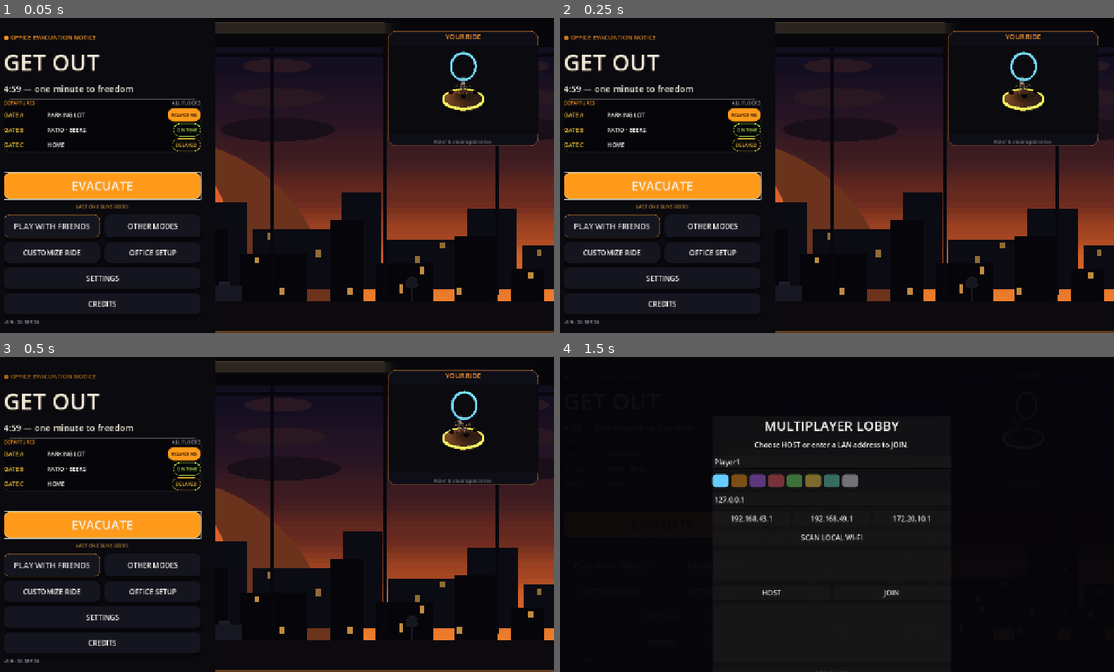
Above: before the commit, frames 1-4 (two rows, left to right).
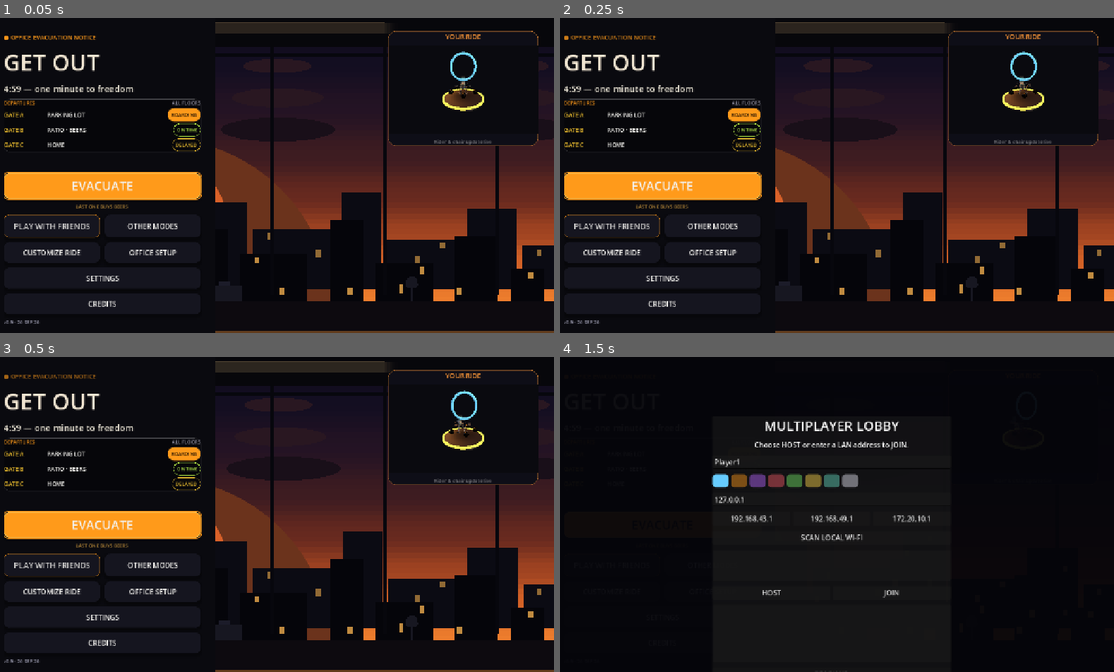
Above: after the commit, the same moments.

Repository: jiracipika/friday-evacuation
Game: Godot game, scene res://scenes/Main.tscn
Same seed, same stepped clock (60 frames per second), same inputs: the game is played once before the commit and once after it.
Inputs:
- Up to frame 1 (0.05 s): no input
- Up to frame 2 (0.25 s): no input
- Up to frame 3 (0.5 s): no input
- Up to frame 4 (1.5 s): click "PLAY WITH FRIENDS" at 0.5 s; click "PLAY WITH FRIENDS" at 1.25 s

The runs differ from the first frame. In frame 1, 0.3% of the frame differs, in the area x 0-37%, y 48-58%; in frame 2, 0.3%; in frame 3, 0.3%; in frame 4, nothing differs.

Commit message:
ui S-PAD: full controller support across the After-Hours UI (GLM worker + parent remap-guard)
- UITheme.apply_focus: orange 2px focus ring on all buttons/option buttons
- Main: pad B = ui_cancel on subviews, pad Start closes subview, dpad/stick
  left-right cycles focused OptionButtons (disabled items skipped), all nav
  focus_mode enforced, BACK pad-reachable
- PreMatchModal CTA shows A/CROSS + ENTER hint
- parent fix: Settings remap capture arms Main.remap_capture_active so
  ui_left/right binds keys instead of cycling dropdowns mid-capture
- PadNavSmokeTest ALL PASS; GamepadSupport 43, Layout 23/23, Departure
  101/101, HomeRedesign 8/8, ControlsOverlay, Bindings 26, InputPrefs 68/68

Diff:
--- a/scripts/Main.gd
+++ b/scripts/Main.gd
@@ -75,6 +75,13 @@
 var last_focused: Control
 var _subview_owner: Control
 var _block_navigation: bool = false  # test seam: run handlers, skip scene change
+# S-PAD: OptionButton pad-cycling — tracks the last OptionButton that gained
+# focus so ui_left/ui_right (joypad axis 0 / dpad 7-8) can step its selection.
+var _focused_option: OptionButton
+var _remap_capture_active := false  # set true while Settings captures raw keys
+
+
+## S-PAD: Settings remap capture toggles this via set("remap_capture_active").
 # Modes subview selected-mode readout (title/description + PLAY SELECTED).
 var modes_title_label: Label
 var modes_desc_label: Label
@@ -103,6 +110,10 @@
 const INK := Color("0a0a0f")
 
 func _ready() -> void:
+	var focus_watch := func(_control: Control) -> void:
+		var owner_ctl: Control = get_viewport().gui_get_focus_owner()
+		_focused_option = owner_ctl as OptionButton if owner_ctl is OptionButton else null
+	get_viewport().gui_focus_changed.connect(focus_watch)
 	get_window().title = "Friday 5PM: Evacuation"
 	var prefs_boot = load("res://scripts/InputPrefs.gd")
 	if prefs_boot and prefs_boot.has_method("refresh_cache"):
@@ -214,6 +225,12 @@
 	nav_column.add_child(version_label)
 	# Single scroll surface; gamepad focus scrolls the list along.
 	scroll.follow_focus = true
+	# S-PAD: every home-column action is pad-reachable (Button default is
+	# FOCUS_ALL already; enforce it so scene edits can never drop nav).
+	for btn in [play_button, host_button, other_modes_button, customize_button,
+			office_button, settings_button, credits_button]:
+		if btn:
+			btn.focus_mode = Control.FOCUS_ALL
 	play_button.grab_focus()
 
 ## DEPARTURES board panel (iter3 board: 3 gate rows + status pills).
@@ -429,10 +446,39 @@
 		back.call_deferred("grab_focus")
 
 func _unhandled_input(event: InputEvent) -> void:
-	if event.is_action_pressed("ui_cancel"):
+	# S-PAD: joypad B (button 1) mirrors ui_cancel on the menu layers; pad
+	# Start (button 6) also closes a subview for one-press dismissal.
+	var joy := event as InputEventJoypadButton
+	var pad_cancel: bool = joy != null and joy.pressed and joy.button_index == JOY_BUTTON_B
+	var pad_start: bool = joy != null and joy.pressed and joy.button_index == JOY_BUTTON_START
+	if event.is_action_pressed("ui_cancel") or pad_cancel or (pad_start and open_subview != null):
 		if open_subview:
 			_close_subview()
 			get_viewport().set_input_as_handled()
+			return
+	# S-PAD: focused OptionButton + ui_left/ui_right (keyboard OR joypad
+	# axis 0 / dpad) cycles the selection — Godot doesn't do this natively.
+	if _remap_capture_active or _focused_option == null \
+			or not is_instance_valid(_focused_option):
+		return
+	var step := 0
+	if event.is_action_pressed("ui_right"):
+		step = 1
+	elif event.is_action_pressed("ui_left"):
+		step = -1
+	else:
+		return
+	var ob := _focused_option
+	var idx := ob.selected
+	var count := ob.item_count
+	for _i in range(count):
+		idx = wrapi(idx + step, 0, count)
+		if not ob.is_item_disabled(idx):
+			break
+	if idx != ob.selected:
+		ob.select(idx)
+		ob.item_selected.emit(idx)
+	get_viewport().set_input_as_handled()
 
 func _build_modes_subview() -> void:
 	modes_subview = _subview_shell("MODES", _build_mode_rows)
@@ -587,6 +633,7 @@
 	back.text = "BACK"
 	back.custom_minimum_size = Vector2(0, 48)
 	back.add_theme_font_size_override("font_size", 16)
+	back.focus_mode = Control.FOCUS_ALL  # S-PAD: BACK is pad-reachable
 	back.pressed.connect(_close_subview)
 	header.add_child(back)
 	sub.add_child(header)
--- /dev/null
+++ b/scripts/PadNavSmokeTest.gd
@@ -0,0 +1,167 @@
+# PadNavSmokeTest.gd — S-PAD slice verification (SceneTree --script).
+# Headless: boots Main.tscn, synthesizes pad events, asserts focus/cancel/
+# option-cycle behavior and the UITheme focus stylebox.
+extends SceneTree
+
+func _init() -> void:
+	call_deferred("_run")
+
+func _fail(msg: String) -> void:
+	printerr("PADNAV FAIL: %s" % msg)
+	quit(1)
+
+func _joy(button: int, pressed: bool) -> InputEventJoypadButton:
+	var ev := InputEventJoypadButton.new()
+	ev.device = 0
+	ev.button_index = button
+	ev.pressed = pressed
+	return ev
+
+func _pump(frames: int = 3) -> void:
+	for _i in range(frames):
+		await process_frame
+
+func _run() -> void:
+	var scene: PackedScene = load("res://scenes/Main.tscn")
+	if scene == null:
+		_fail("Main.tscn not found")
+		return
+	var main = scene.instantiate()
+	root.add_child(main)
+	await _pump()
+
+	# --- 1. focus stylebox on play_button: must NOT be StyleBoxEmpty ---------
+	var play: Button = main.play_button
+	if play == null:
+		_fail("play_button missing")
+		quit(1)
+		return
+	var sb := play.get_theme_stylebox("focus")
+	if sb == null or sb is StyleBoxEmpty:
+		_fail("play_button focus stylebox missing/StyleBoxEmpty")
+		quit(1)
+		return
+	print("PASS: play_button focus stylebox is %s" % sb.get_class())
+
+	# --- 2. EVACUATE holds focus on boot -------------------------------------
+	var focused := root.gui_get_focus_owner()
+	if focused != play:
+		_fail("EVACUATE (play_button) not focused on boot: %s" % focused)
+		quit(1)
+		return
+	print("PASS: EVACUATE focused on boot")
+
+	# --- 3. pad A on focused EVACUATE: ui_accept path fires _on_play ---------
+	main._block_navigation = true
+	var gm := root.get_node("/root/GameManager")
+	var captured := [null]
+	var on_play := func(mode):
+		captured[0] = mode
+	main.mode_chosen.connect(on_play, CONNECT_ONE_SHOT)
+	# Pad A press/release (focus + ui_accept handles it natively).
+	Input.parse_input_event(_joy(JOY_BUTTON_A, true))
+	await _pump()
+	Input.parse_input_event(_joy(JOY_BUTTON_A, false))
+	await _pump()
+	# ui_accept action event as the deterministic confirm path.
+	var accept := InputEventAction.new()
+	accept.action = "ui_accept"
+	accept.pressed = true
+	Input.parse_input_event(accept)
+	await _pump()
+	var accept_rel := InputEventAction.new()
+	accept_rel.action = "ui_accept"
+	accept_rel.pressed = false
+	Input.parse_input_event(accept_rel)
+	await _pump()
+	if captured[0] == null:
+		_fail("pad A / ui_accept did not trigger _on_play")
+		quit(1)
+		return
+	if int(captured[0]) != int(gm.GameMode.EVACUATION):
+		_fail("mode_chosen emitted wrong mode: %s" % captured[0])
+		quit(1)
+		return
+	print("PASS: EVACUATE accepts pad A / ui_accept (mode=EVACUATION)")
+
+	# --- 4. dpad down moves focus into NavGrid's first button ----------------
+	main._block_navigation = false
+	var down := InputEventAction.new()
+	down.action = "ui_down"
+	down.pressed = true
+	Input.parse_input_event(down)
+	await _pump()
+	var rel := InputEventAction.new()
+	rel.action = "ui_down"
+	rel.pressed = false
+	Input.parse_input_event(rel)
+	await _pump()
+	var grid: GridContainer = main.nav_grid
+	if grid == null or grid.get_child_count() == 0:
+		_fail("NavGrid missing/empty")
+		quit(1)
+		return
+	var focused2 := root.gui_get_focus_owner()
+	if focused2 == null or not grid.is_ancestor_of(focused2):
+		_fail("dpad down did not move focus into NavGrid (focus=%s)" % focused2)
+		quit(1)
+		return
+	print("PASS: dpad down moves focus into NavGrid (%s)" % focused2.name)
+
+	# --- 5. joypad B closes the OTHER MODES subview --------------------------
+	main._open_modes_subview()
+	await _pump()
+	if main.open_subview == null:
+		_fail("modes subview did not open")
+		quit(1)
+		return
+	Input.parse_input_event(_joy(JOY_BUTTON_B, true))
+	await _pump()
+	Input.parse_input_event(_joy(JOY_BUTTON_B, false))
+	await _pump()
+	if main.open_subview != null:
+		_fail("joypad B did not close modes subview")
+		quit(1)
+		return
+	print("PASS: joypad B closes modes subview")
+
+	# --- 6. ui_right on focused RIDER OptionButton advances selection --------
+	main._open_customize_subview()
+	await _pump()
+	var rider: OptionButton = main.character_select
+	if rider == null or rider.item_count < 2:
+		_fail("RIDER OptionButton missing/too few items")
+		quit(1)
+		return
+	rider.grab_focus()
+	await _pump()
+	var before := rider.selected
+	var right := InputEventAction.new()
+	right.action = "ui_right"
+	right.pressed = true
+	Input.parse_input_event(right)
+	await _pump()
+	var right_rel := InputEventAction.new()
+	right_rel.action = "ui_right"
+	right_rel.pressed = false
+	Input.parse_input_event(right_rel)
+	await _pump()
+	if rider.selected == before:
+		_fail("ui_right did not advance RIDER selection (idx=%d)" % before)
+		quit(1)
+		return
+	print("PASS: ui_right cycles RIDER OptionButton (%d -> %d)" % [before, rider.selected])
+
+	# --- 7. joypad B closes customize subview too ----------------------------
+	Input.parse_input_event(_joy(JOY_BUTTON_B, true))
+	await _pump()
+	Input.parse_input_event(_joy(JOY_BUTTON_B, false))
+	await _pump()
+	if main.open_subview != null:
+		_fail("joypad B did not close customize subview")
+		quit(1)
+		return
+	print("PASS: joypad B closes customize subview")
+
+	print("PADNAV: ALL PASS")
+	quit(0)
--- a/scripts/PreMatchModal.gd
+++ b/scripts/PreMatchModal.gd
@@ -132,7 +132,8 @@
 	box.add_child(rule)
 
 	agree_button = Button.new()
-	agree_button.text = "I AGREE — START"
+	# S-PAD F4: pad glyph hint in the CTA line (plain text, no new fonts).
+	agree_button.text = "I AGREE — START   (A / CROSS · ENTER)"
 	agree_button.custom_minimum_size = Vector2(0, 54)
 	agree_button.add_theme_font_size_override("font_size", 22)
 	agree_button.pressed.connect(_agree)
--- a/scripts/Settings.gd
+++ b/scripts/Settings.gd
@@ -371,6 +371,11 @@
 func _input(event: InputEvent) -> void:
 	if _remap_action == "":
 		return
+	# S-PAD: while a remap cell is armed, suppress Main's OptionButton
+	# pad-cycling so ui_left/right binds instead of cycling dropdowns.
+	var main_ctl := get_tree().root.get_node_or_null("Main")
+	if main_ctl and "remap_capture_active" in main_ctl:
+		main_ctl.set("remap_capture_active", true)
 	var prefs = load("res://scripts/InputPrefs.gd")
 	if prefs == null:
 		_remap_action = ""
@@ -388,6 +393,8 @@
 		accepted = prefs.set_key_binding(_remap_action, event)
 	if accepted or event is InputEventKey:
 		_remap_action = ""
+		if main_ctl and "remap_capture_active" in main_ctl:
+			main_ctl.set("remap_capture_active", false)
 		_refresh_remap_labels()
 		get_viewport().set_input_as_handled()
 
--- a/scripts/UITheme.gd
+++ b/scripts/UITheme.gd
@@ -59,6 +59,17 @@
 	style.shadow_offset = Vector2(0, 4)
 	return style
 
+## S-PAD: shared focus ring — StyleBoxFlat outline, ORANGE border 2,
+## draw_center false, radius 12, expand_margin 2 (visible pad/kb affordance).
+static func apply_focus(button: Button) -> void:
+	var focus := StyleBoxFlat.new()
+	focus.draw_center = false
+	focus.border_color = color(ORANGE)
+	focus.set_border_width_all(2)
+	focus.set_corner_radius_all(12)
+	focus.set_expand_margin_all(2.0)
+	button.add_theme_stylebox_override("focus", focus)
+
 static func apply_mode_card(button: Button, accent: Color, selected: bool = false) -> void:
 	button.add_theme_font_size_override("font_size", 18)
 	# UI SLICE: two-line card labels must wrap instead of forcing a 455px
@@ -73,12 +84,14 @@
 	button.add_theme_stylebox_override("hover", button_style(color(SURFACE_HOVER), accent, 2))
 	button.add_theme_stylebox_override("pressed", button_style(accent.darkened(0.68), accent.lightened(0.18), 2))
 	button.add_theme_stylebox_override("disabled", panel_style(accent, true))
+	apply_focus(button)
 	button.modulate = Color.WHITE if selected else Color(1, 1, 1, 0.94)
 
 static func apply_primary(button: Button) -> void:
 	button.add_theme_stylebox_override("normal", button_style(color(ORANGE), color(ORANGE_BRIGHT), 2, 14))
 	button.add_theme_stylebox_override("hover", button_style(color(ORANGE_BRIGHT), Color.WHITE, 2, 14))
 	button.add_theme_stylebox_override("pressed", button_style(color(ORANGE).darkened(0.18), color(ORANGE_BRIGHT), 2, 14))
+	apply_focus(button)
 	button.add_theme_color_override("font_color", color(BG))
 	button.add_theme_color_override("font_hover_color", color(BG))
 	button.add_theme_font_size_override("font_size", 24)
@@ -86,6 +99,7 @@
 static func apply_secondary(button: Button, accent: Color = color(CYAN)) -> void:
 	button.add_theme_stylebox_override("normal", button_style(color(SURFACE), Color(accent.r, accent.g, accent.b, 0.28), 1))
 	button.add_theme_stylebox_override("hover", button_style(color(SURFACE_HOVER), accent, 2))
+	apply_focus(button)
 	button.add_theme_color_override("font_color", color(TEXT, 0.86))
 	button.add_theme_color_override("font_hover_color", color(TEXT))
 
@@ -123,7 +137,9 @@
 	sbh.content_margin_right = 14.0
 	ob.add_theme_stylebox_override("hover", sbh)
 	ob.add_theme_stylebox_override("pressed", sbh)
-	ob.add_theme_stylebox_override("focus", StyleBoxEmpty.new())
+	# S-PAD: real focus outline (was StyleBoxEmpty). Kept non-invasive for the
+	# popup: only the closed-button "focus" stylebox changes.
+	apply_focus(ob)
 	ob.add_theme_color_override("font_color", color(TEXT, 0.92))
 	ob.add_theme_color_override("font_hover_color", color(TEXT))
 	ob.add_theme_color_override("font_pressed_color", color(TEXT))
@@ -171,6 +187,6 @@
 static func apply_utility(button: Button, accent: Color = color(CYAN)) -> void:
 	button.add_theme_stylebox_override("normal", button_style(color(SURFACE), Color(accent.r, accent.g, accent.b, 0.2), 1, 10))
 	button.add_theme_stylebox_override("hover", button_style(color(SURFACE_HOVER), accent, 2, 10))
-	button.add_theme_stylebox_override("focus", button_style(color(SURFACE), accent, 2, 10))
+	apply_focus(button)
 	button.add_theme_color_override("font_color", color(TEXT, 0.82))
 	button.add_theme_color_override("font_hover_color", color(TEXT))
